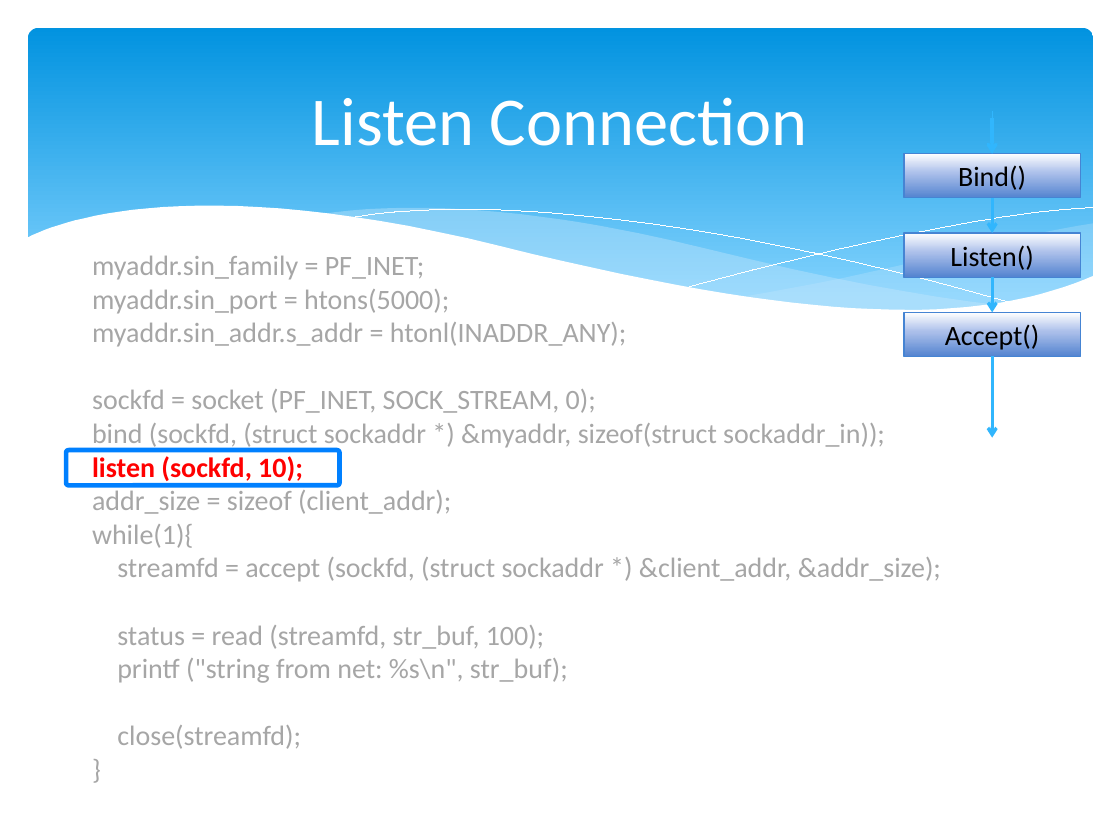
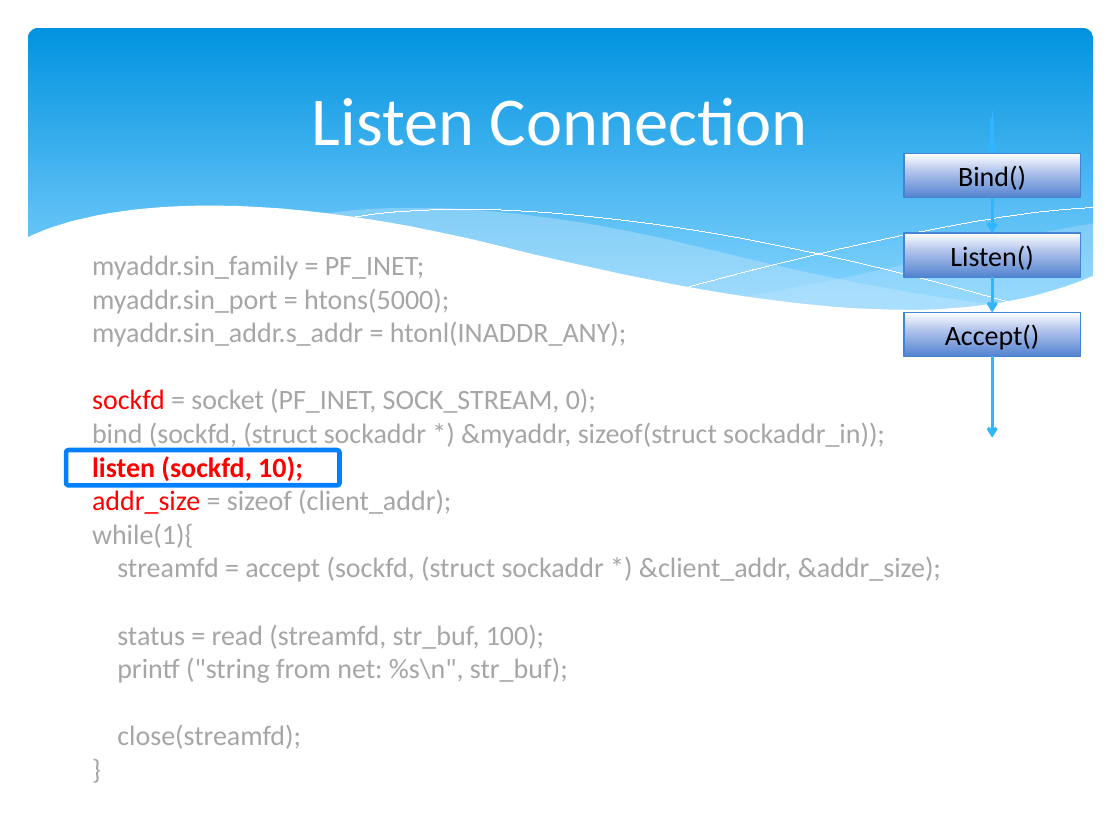
Before and after one commit to JayC319/EECS302001_Computer-Network, a slide deck: slide 14 of final_project/OverviewOfSocketAPI.pptx. Drawn at 1120x840 pixels with LibreOffice and Linux fonts; fonts in the diff are those of the drawing. Boxes give left, top, right and bottom in pixels: in the first picture for what was removed or moved away, otherwise in the second. Text is boxed around its words. In the diff, an @@ line names an element or a change of style, - is before the commit and + after.

```diff
--- a/final_project/OverviewOfSocketAPI.pptx
+++ b/final_project/OverviewOfSocketAPI.pptx
@@ text at box(92, 389, 596, 514): text colour #A6A6A6 to #FF0000 in "sockfd", "addr_size" @@
```
Also in this commit, not shown: 3 other files.
